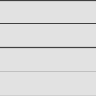
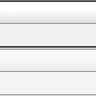
Before/after of a 96 x 96 layered artwork. What changed in the layer stack:
added layer "active" (1st of 2) above "inactive" over [0,0,96,48]
added layer "inactive" (1st of 2) above "active" over [0,48,96,96]
hid "active" (2nd of 2) over [0,0,96,72]
hid "inactive" (2nd of 2) over [0,48,96,96]
